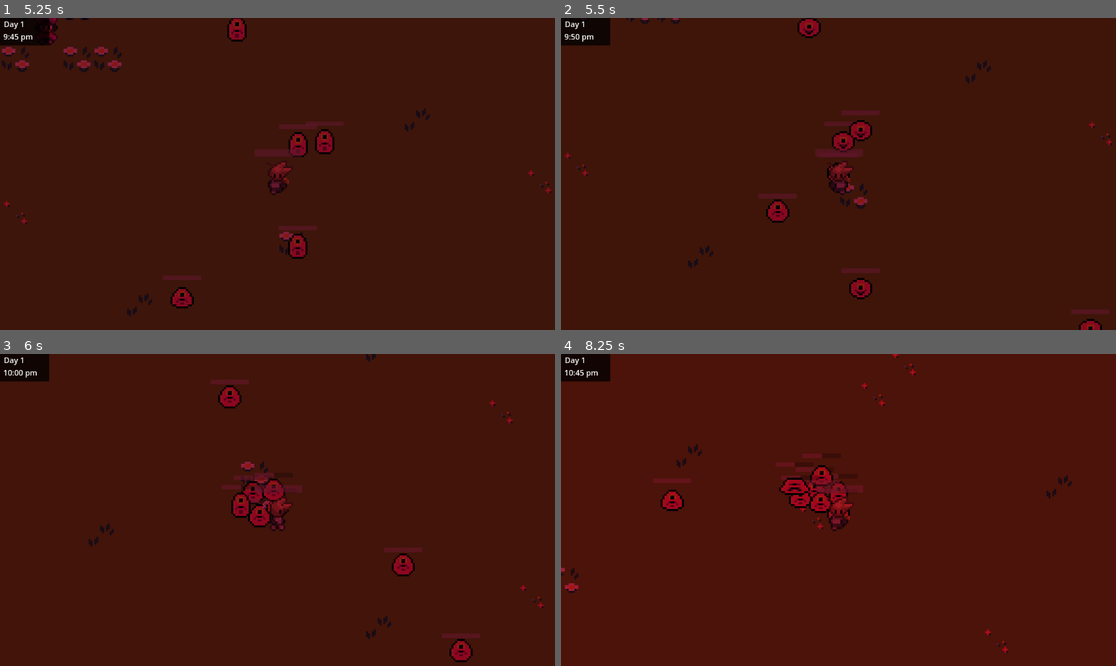
Above: before the commit, frames 1-4 (two rows, left to right).
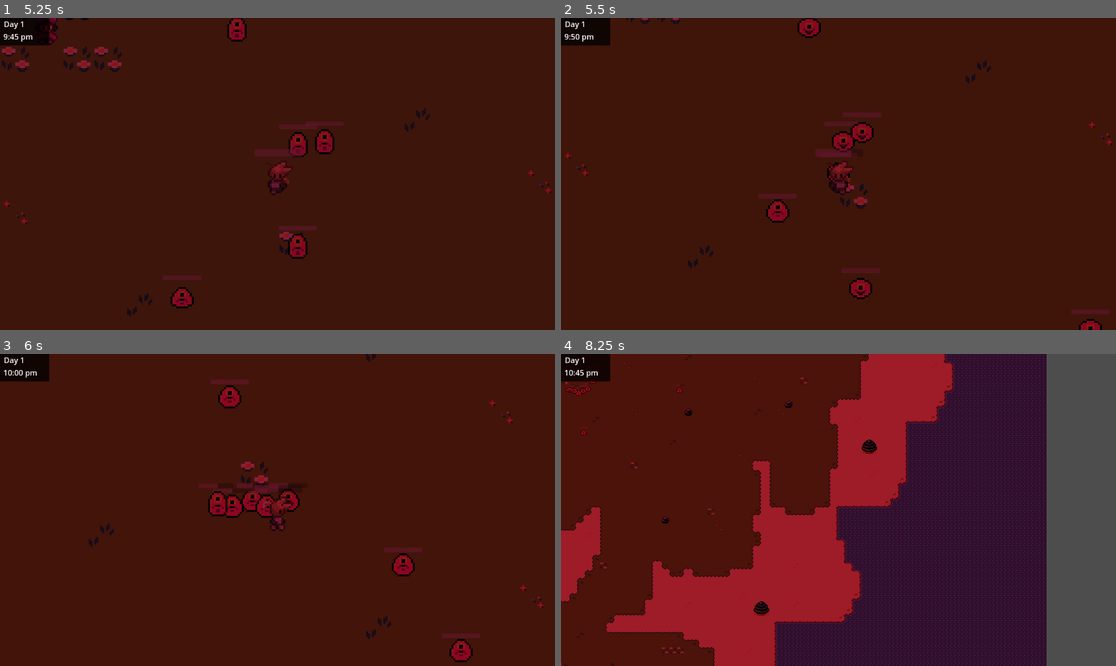
Above: after the commit, the same moments.

Repository: serapagranchose/bloodmoonlight
Game: Godot game, scene res://scenes/game.tscn
Same seed, same stepped clock (60 frames per second), same inputs: the game is played once before the commit and once after it.
Inputs (mouse positions are in pixels of both pictures, inside the frame that each line leads up to):
- Up to frame 1 (5.25 s): tap Enter at 0.5 s; move the mouse to (399, 158) at 0.52 s; hold D (movement_right) 0.53-1.28 s; hold E (advance_dialog) 0.53-1.28 s; move the mouse to (166, 189) at 1.27 s; hold S (movement_down) 1.28-2.03 s; click (166, 189) at 1.35 s; move the mouse to (333, 105) at 2.02 s; hold D (movement_right) 2.03-2.78 s; hold E (advance_dialog) 2.03-2.78 s; move the mouse to (249, 236) at 2.77 s; hold W (movement_up) 2.78-3.53 s; click (249, 236) at 2.85 s; move the mouse to (444, 220) at 3.52 s; hold E (advance_dialog) 3.53-4.28 s; hold A (movement_left) 3.53-5.03 s; move the mouse to (111, 127) at 4.27 s; click (111, 127) at 4.35 s; move the mouse to (305, 174) at 5.02 s; hold S (movement_down) from 5.03 s (still down); hold E (advance_dialog) from 5.03 s (still down)
- Up to frame 2 (5.5 s): keep holding S (movement_down); keep holding E (advance_dialog)
- Up to frame 3 (6 s): move the mouse to (194, 432) at 5.77 s; release S (movement_down) at 5.78 s; release E (advance_dialog) at 5.78 s; hold D (movement_right) from 5.78 s (still down); click (194, 432) at 5.85 s
- Up to frame 4 (8.25 s): move the mouse to (960, 494) at 6.52 s; release D (movement_right) at 6.53 s; hold W (movement_up) 6.53-7.28 s; hold E (advance_dialog) 6.53-7.28 s; move the mouse to (727, 525) at 7.27 s; hold D (movement_right) 7.28-8.03 s; click (727, 525) at 7.35 s; move the mouse to (894, 441) at 8.02 s; hold S (movement_down) from 8.03 s (still down); hold E (advance_dialog) from 8.03 s (still down)

Frame 1 is identical in both runs. In frame 2, 0.2% of the frame differs, in the area x 51-57%, y 32-45%; in frame 3, 1.2%; in frame 4, 65%, in the area x 0-100%, y 0-100%.

Commit message:
player killable

Diff:
--- a/scenes/slime.tscn
+++ b/scenes/slime.tscn
@@ -103,7 +103,19 @@
 
 [node name="CollisionShape2D" type="CollisionShape2D" parent="."]
 position = Vector2(0, 3)
+rotation = -3.14159
+scale = Vector2(1.58055, 0.587317)
+skew = 2.09808e-05
+shape = SubResource("CapsuleShape2D_mkrys")
+
+[node name="Area2D" type="Area2D" parent="."]
+scale = Vector2(5.96, 1)
+
+[node name="CollisionShape2D" type="CollisionShape2D" parent="Area2D"]
+position = Vector2(-9.49934e-14, 2)
 rotation = 1.5708
+scale = Vector2(1.29183, 0.23744)
+skew = 2.09808e-05
 shape = SubResource("CapsuleShape2D_mkrys")
 
 [node name="VisibleOnScreenNotifier2D" type="VisibleOnScreenNotifier2D" parent="."]
@@ -115,4 +127,5 @@
 offset_bottom = -11.0
 scale = Vector2(0.0726526, 0.0894614)
 
+[connection signal="body_entered" from="Area2D" to="." method="_on_area_2d_body_entered"]
 [connection signal="screen_exited" from="VisibleOnScreenNotifier2D" to="." method="_on_visible_on_screen_notifier_2d_screen_exited"]
--- a/scripts/class/Entity.gd
+++ b/scripts/class/Entity.gd
@@ -11,9 +11,7 @@
 
 
 func take_damage(damage: int):
-	print("Entity health: ", current_health)
 	set_current_health(current_health - damage * damage_reduction_multiplier())
-	print("Entity new health: ", current_health)
 
 	if (current_health <= 0):
 		queue_free()
--- a/scripts/class/Monster.gd
+++ b/scripts/class/Monster.gd
@@ -3,12 +3,15 @@
 class_name Monster
 
 func _ready():
+	var cycle = $CanvasModulate
+	var modifier = 1
+	if (cycle != null):
+		modifier = cycle.get_cycle_number()/10 +1
 	health.update_base(10)
-	#health.update_modifier((cycle.get_cycle_number()/10 +1))
-	current_health = 10 #* (cycle.get_cycle_number()/10 +1)
+	health.update_modifier(modifier)
+	current_health = 10 * modifier
 	defense.update_base(5)
-	#defense.update_modifier((cycle.get_cycle_number()/10 +1))
-	attack.update_base(5,)
-	#attack.update_modifier((cycle.get_cycle_number()/10 +1))
+	defense.update_modifier(modifier)
+	attack.update_base(5)
+	attack.update_modifier(modifier)
 	movementSpeed.update_base(100)
-	print("Monster health:", health.value)
--- a/scripts/class/Player.gd
+++ b/scripts/class/Player.gd
@@ -4,6 +4,7 @@
 
 const attack_scene = preload("res://scenes/BasicAttack.tscn")
 
+var player = true
 var gold: Stat
 var attackScale: Stat
 var attackCooldown: Stat
--- a/scripts/slime.gd
+++ b/scripts/slime.gd
@@ -1,7 +1,7 @@
 extends "res://scripts/class/Monster.gd"
 
 const SPEED = 100.0
-
+var touched_entity = []
 @onready var player = get_node("/root/game/Player")
 @onready var game = get_node("/root/game")
 @onready var _health_bar = $HealthBar.get_node("ProgressBar")
@@ -12,14 +12,26 @@
 		_health_bar.value = current_health
 	if (_health_bar.max_value != health.value):
 		_health_bar.set_max(health.value)
-	var direction = global_position.direction_to(player.global_position)
-	if game.is_night:
-		velocity = direction * movementSpeed.value
-	else:
-		velocity = -direction * movementSpeed.value
+	if (is_instance_valid(player)):
+		var direction = global_position.direction_to(player.global_position)
+		if game.is_night:
+			velocity = direction * movementSpeed.value
+		else:
+			velocity = -direction * movementSpeed.value
 	move_and_slide()
 
 func _on_visible_on_screen_notifier_2d_screen_exited():
 	if !game.is_night:
 		game.ennemy_nb -= 1
 		self.queue_free()
+
+
+func _on_area_2d_body_entered(body):
+	if (body in touched_entity):
+		return
+
+	if body.has_method("take_damage") && "player" in body:
+		print("ATTACK HIM")
+		body.take_damage(attack.value)
+		touched_entity.append(body)
+	pass # Replace with function body.
Not shown: 1 places in scenes/BasicAttack.tscn that only renumber resources
